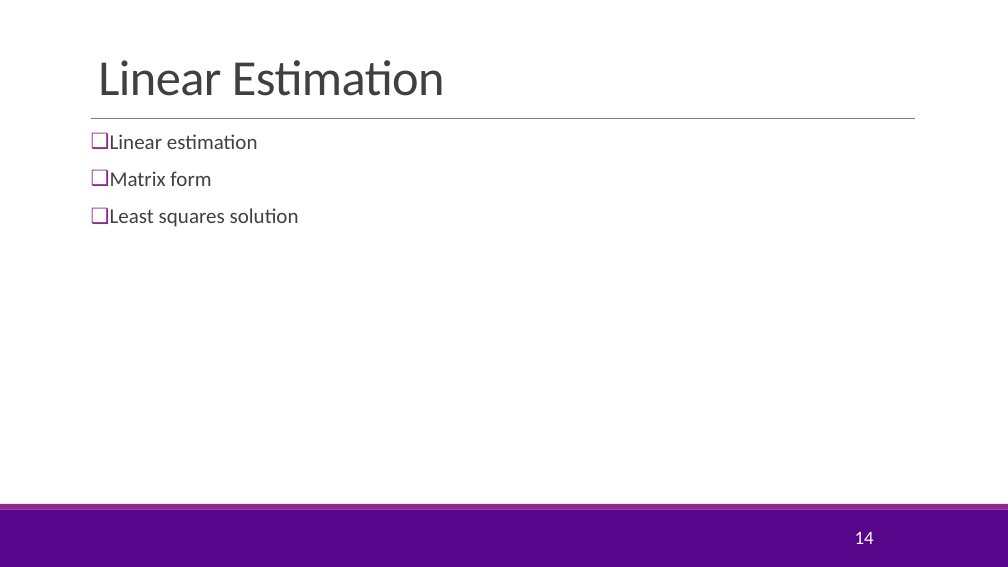
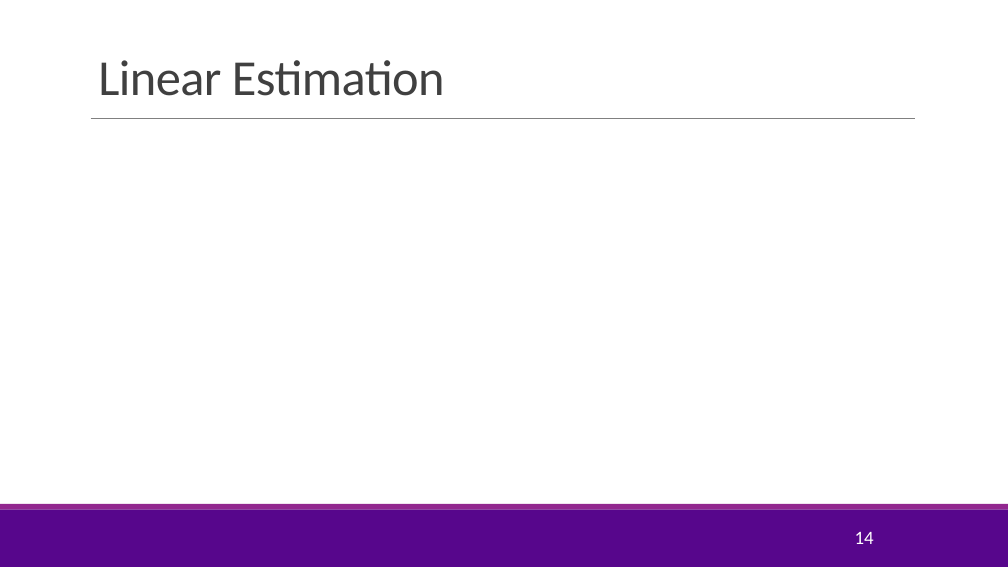
Before and after one commit to sdrangan/digitalcomm, a slide deck: slide 14 of Lectures/Unit08_Equalization.pptx. Drawn at 1008x567 pixels with LibreOffice and Linux fonts; fonts in the diff are those of the drawing; grey boxes stand for pictures; background and template pictures are left out. Boxes give left, top, right and bottom in pixels: in the first picture for what was removed or moved away, otherwise in the second. Text is boxed around its words. In the diff, an @@ line names an element or a change of style, - is before the commit and + after.

```diff
--- a/Lectures/Unit08_Equalization.pptx
+++ b/Lectures/Unit08_Equalization.pptx
@@ text removed at <box>110,134,299,227</box> @@
-❑ Linear estimation
-❑ Matrix form
-❑ Least squares solution
```
Also in this commit, not shown: 9 other slides changed, 15 slides added, 5 slides removed, 5 other files.
